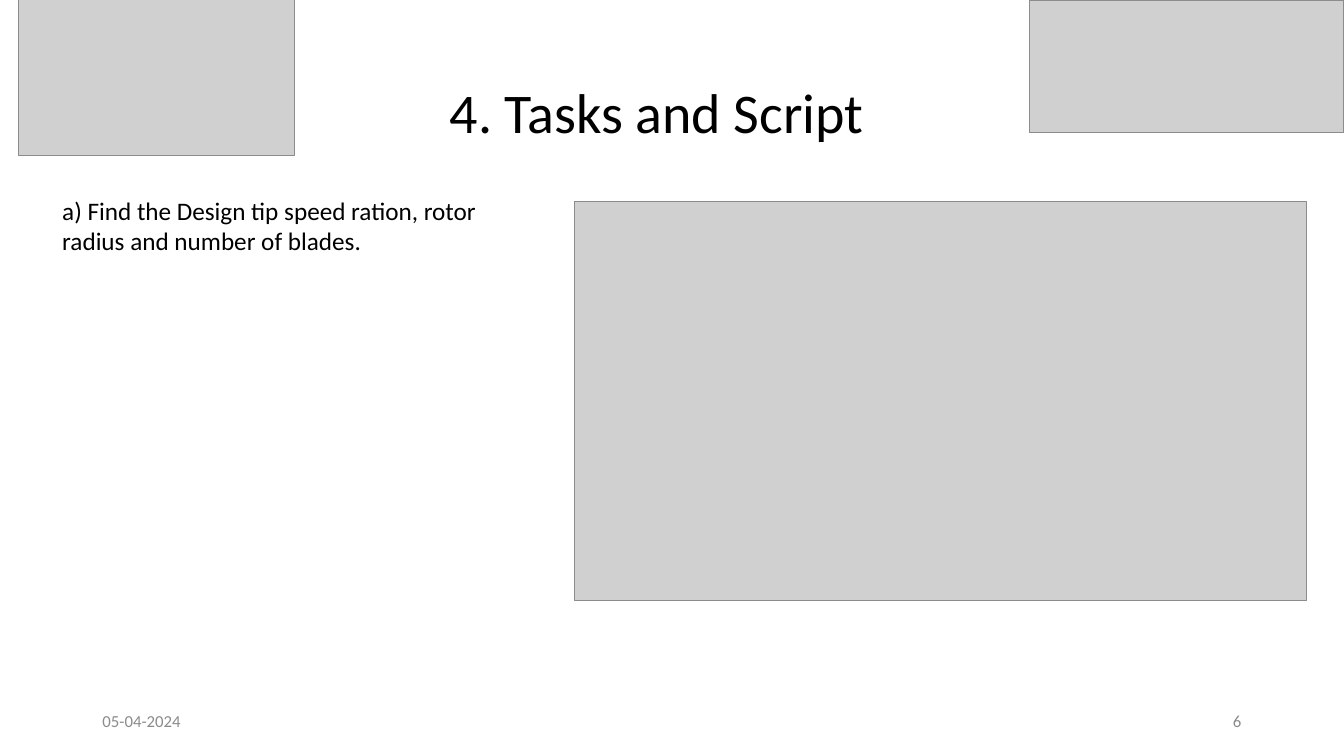
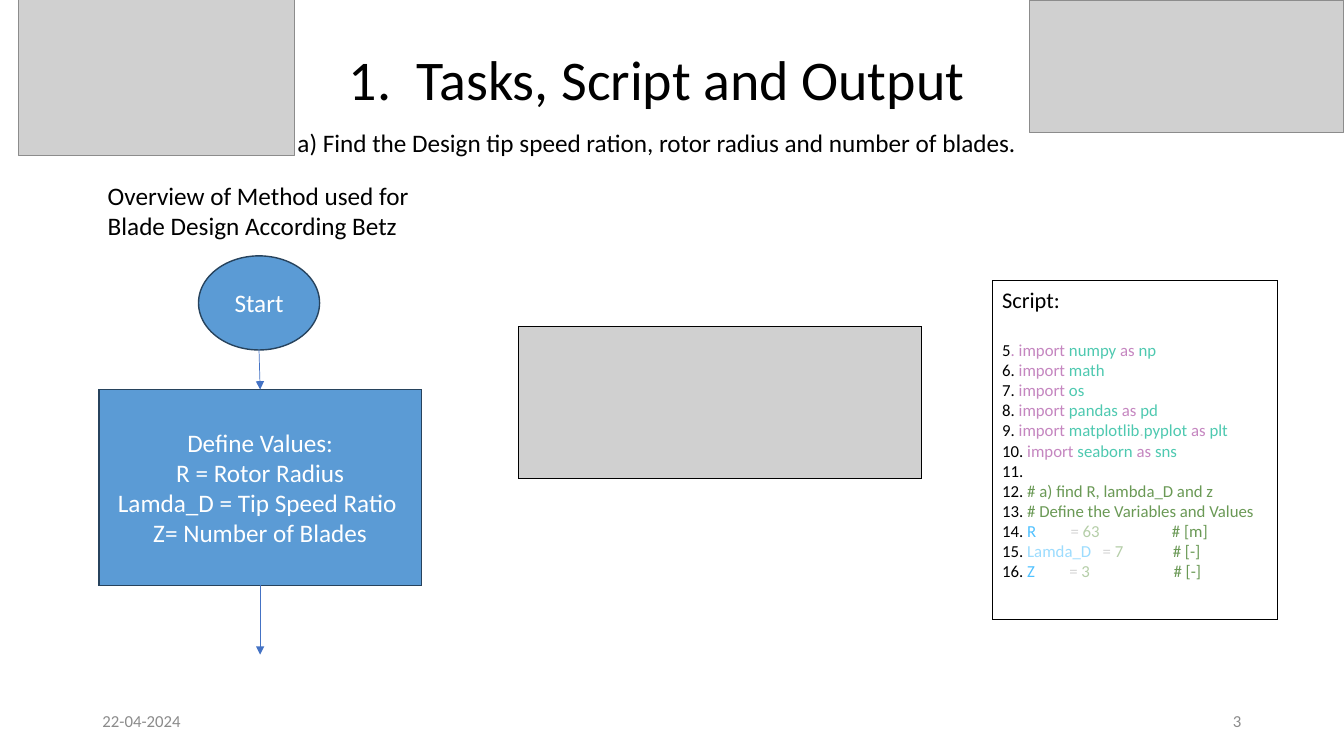
Before and after one commit to KSoni1505/Blade-Design-According-to-Betz-for-the-NREL-5MW-Wind-Turbine, a slide deck: slide 3 of Exercise_01_Aerodynamic .pptx (slide 6 before the commit). Drawn at 1344x756 pixels with LibreOffice and Linux fonts; fonts in the diff are those of the drawing; grey boxes stand for pictures. Boxes give left, top, right and bottom in pixels: in the first picture for what was removed or moved away, otherwise in the second. Text is boxed around its words. In the diff, an @@ line names an element or a change of style, - is before the commit and + after.

```diff
--- a/Exercise_01_Aerodynamic .pptx
+++ b/Exercise_01_Aerodynamic .pptx
@@ title at bbox=[349, 61, 965, 109]: text changed @@
-4. Tasks and Script
+1. Tasks, Script and Output
@@ text "a) Find the Design tip ..." rewrapped from bbox=[62, 201, 476, 251] to bbox=[297, 134, 1015, 157] @@
@@ text added at bbox=[108, 187, 408, 240], 18 pt, text #000000 @@
+Overview of Method used for Blade Design According Betz
@@ picture removed at bbox=[575, 202, 1308, 601] @@
@@ ellipse added at bbox=[199, 256, 320, 350], fill #5B9BD5, outline #28445D 1 pt, 18 pt, text #FFFFFF @@
+Start
@@ rectangle added at bbox=[992, 280, 1277, 620], outline #000000 0.75 pt, 12 pt, text #6A9955 @@
+Script:
+5. import numpy as np
+6. import math
+7. import os
+8. import pandas as pd
+9. import matplotlib.pyplot as plt
+10. import seaborn as sns
+11.
+12. # a) find R, lambda_D and z
+13. # Define the Variables and Values
+14. R = 63 # [m]
+15. Lamda_D = 7 # [-]
+16. Z = 3 # [-]
@@ picture added at bbox=[519, 327, 923, 479] @@
@@ arrow added from (259, 350) to (260, 389), #4472C4 0.5 pt @@
@@ rectangle added at bbox=[99, 389, 421, 585], fill #5B9BD5, outline #28445D 1 pt, 18 pt, text #FFFFFF @@
+Define Values:
+R = Rotor Radius
+Lamda_D = Tip Speed Ratio
+Z= Number of Blades
@@ arrow added from (260, 586) to (260, 654), #4472C4 0.5 pt @@
@@ text at bbox=[102, 716, 180, 727]: text changed @@
-05-04-2024
+22-04-2024
@@ page number at bbox=[1233, 716, 1241, 727]: text changed @@
-6
+3
```
Also in this commit, not shown: 6 other slides changed, 6 slides added, 4 slides removed, 13 other files.
